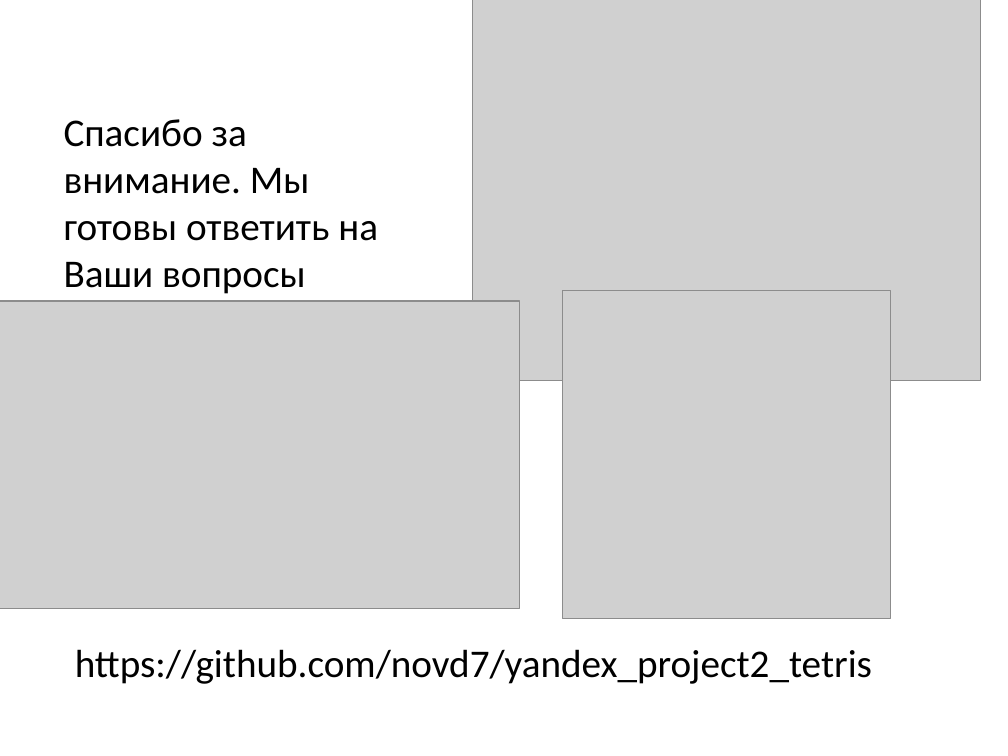
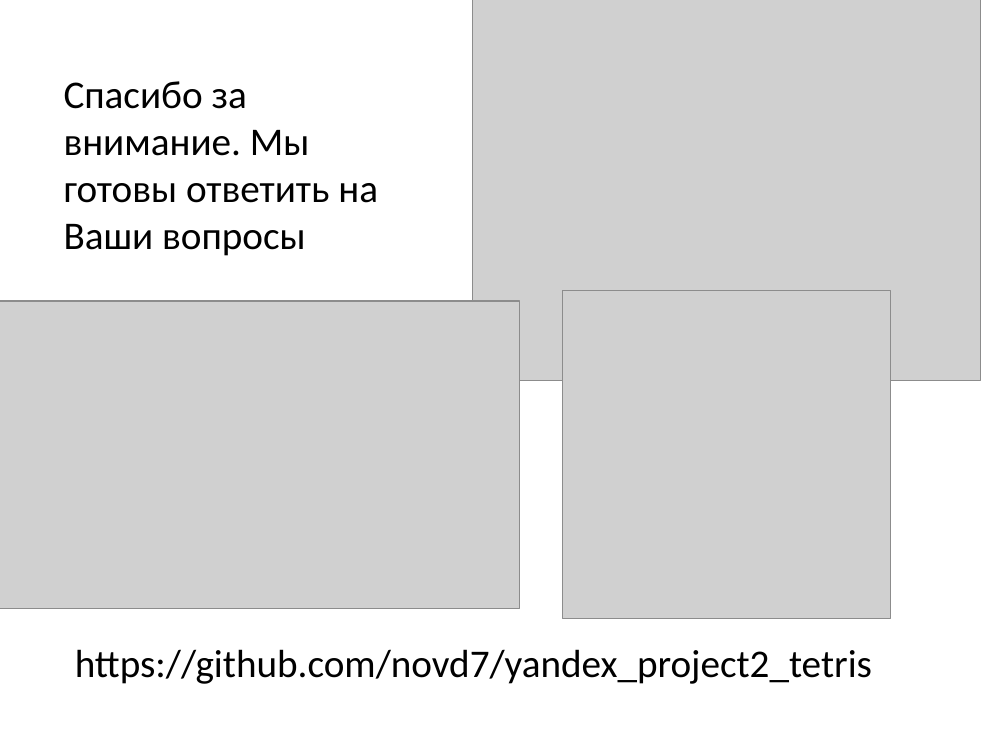
Before and after one commit to novd7/yandex_project2_tetris, a slide deck: slide 11 of defence_of_project/presentation.pptx. Drawn at 1008x756 pixels with LibreOffice and Linux fonts; fonts in the diff are those of the drawing; grey boxes stand for pictures. Boxes give left, top, right and bottom in pixels: in the first picture for what was removed or moved away, otherwise in the second. Text is boxed around its words. In the diff, an @@ line names an element or a change of style, - is before the commit and + after.

```diff
--- a/defence_of_project/presentation.pptx
+++ b/defence_of_project/presentation.pptx
@@ text "Спасибо за внимание. Мы готовы ...": place and size @@
-text "Спасибо за внимание. Мы готовы ..." at (64,119,378,294)
+text "Спасибо за внимание. Мы готовы ..." at (64,81,378,256)
```
Also in this commit, not shown: 6 other slides changed.
